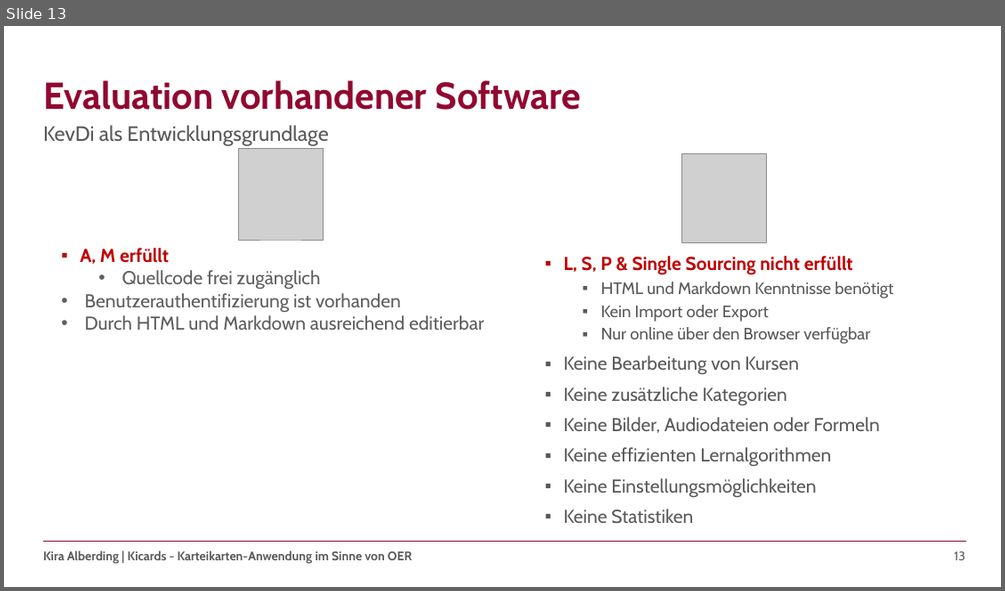
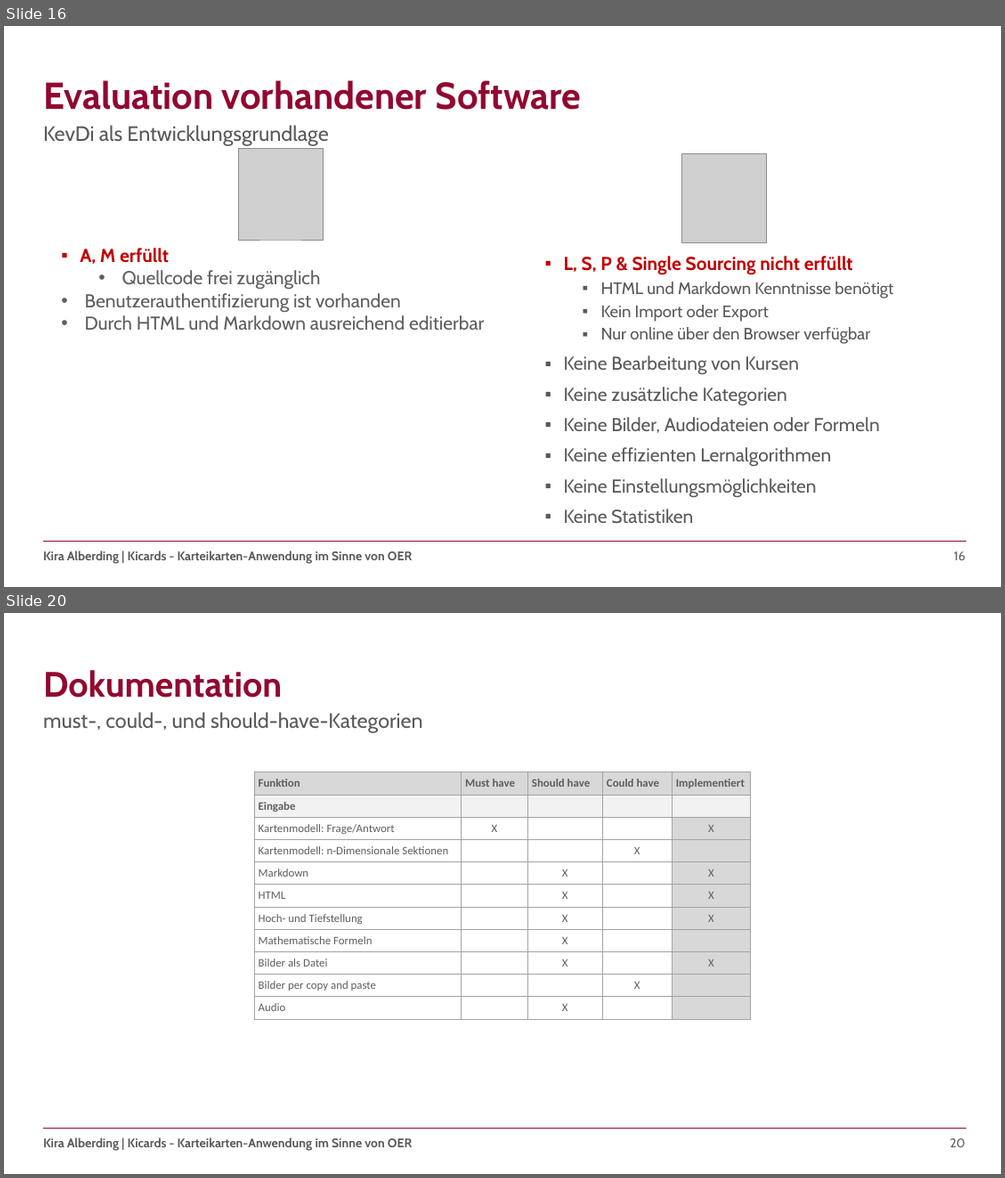
Before and after one commit to kalbe09/SeminararbeitOER, a slide deck: Seminararbeit - Präsentation.pptx. Shown one above the other, each under a label of ours: slide 13 before the commit, slides 16 and 20 after it; the slides between them are not shown. The pictures are 1005x591 and 1005x1178 pixels, drawn with LibreOffice and Linux fonts; fonts in the diff are those of the drawing; grey boxes stand for pictures; background and template pictures are left out. Boxes give left, top, right and bottom in pixels: in the first picture for what was removed or moved away, otherwise in the second. Text is boxed around its words. In the diff, an @@ line names an element or a change of style, - is before the commit and + after.

Commit message:
Dokumentation, Ende und paar Animationen

```diff
--- a/Seminararbeit - Präsentation.pptx
+++ b/Seminararbeit - Präsentation.pptx
@@ slide 20 added at box(4, 613, 1001, 1174), background #FFFFFF; not listed: 3 template elements that a slide beside it also shows @@
@@ title added at box(43, 670, 282, 698), 34 pt, text #910830, bold @@
+Dokumentation
@@ text added at box(43, 712, 422, 732), 20 pt, text #595959 @@
+must-, could-, und should-have-Kategorien
@@ table added at box(254, 772, 752, 1014), 11 rows, 5 columns @@
+Funktion | Must have | Should have | Could have | Implementiert
+Eingabe |  |  |  | 
+Kartenmodell: Frage/Antwort | X |  |  | X
+Kartenmodell: n-Dimensionale Sektionen |  |  | X | 
+Markdown |  | X |  | X
+HTML |  | X |  | X
+Hoch- und Tiefstellung |  | X |  | X
+Mathematische Formeln |  | X |  | 
+Bilder als Datei |  | X |  | X
+Bilder per copy and paste |  |  | X | 
+Audio |  | X |  | 
@@ what was slide 13 is now slide 16 @@
@@ page number at box(954, 551, 965, 560): text changed @@
-13
+16
```
Also in this commit, not shown: 4 slides changed, 12 other slides added, 5 slides removed.
